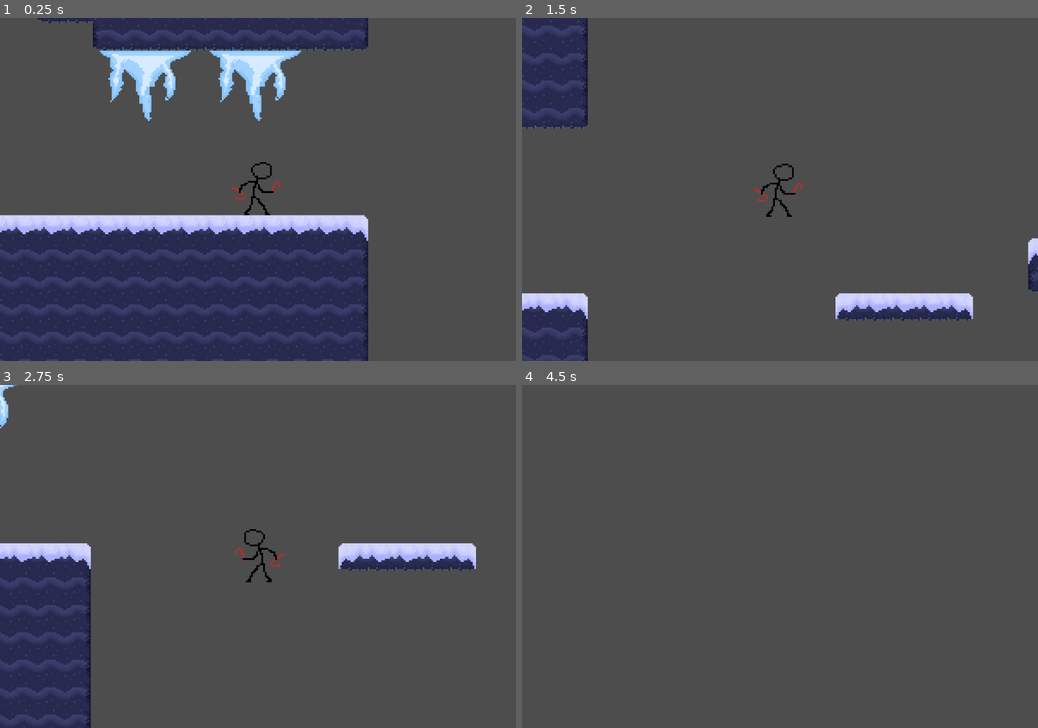
Above: before the commit, frames 1-4 (two rows, left to right).
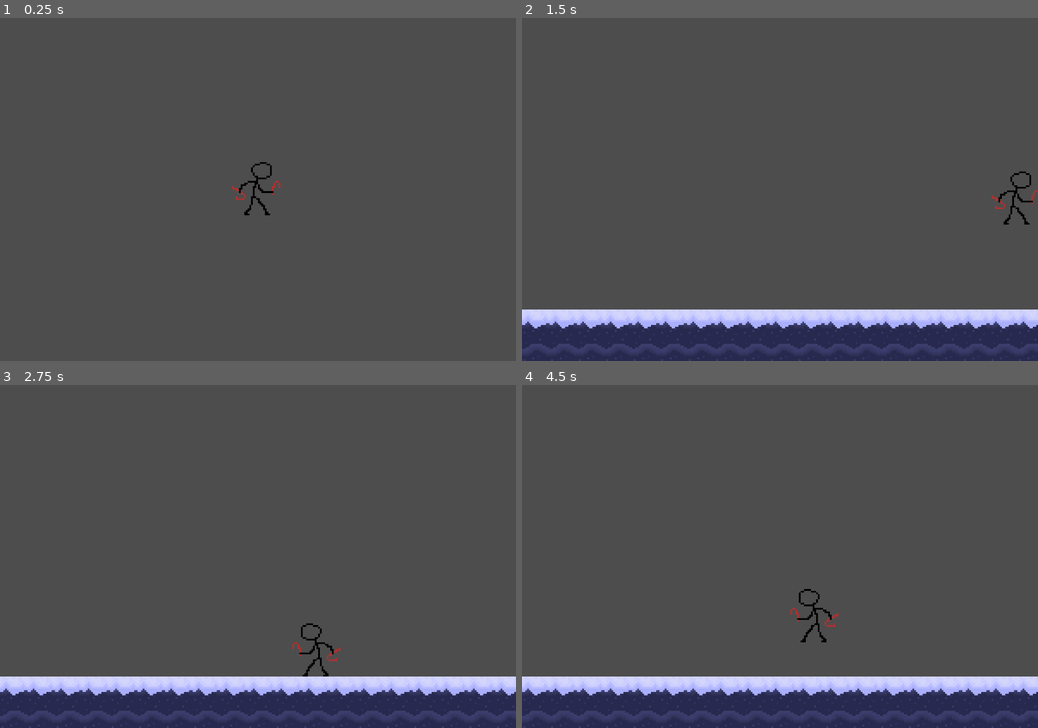
Above: after the commit, the same moments.

Repository: LukasPeres/Santa-Vinganca
Game: Godot game, scene res://Scene/parte 2 da fase.tscn
The game is run twice, just before and just after one commit, with the same random seed, the same clock (stepped at 60 frames per second) and the same inputs.
Inputs:
- Up to frame 1 (0.25 s): no input
- Up to frame 2 (1.5 s): hold D (right) from 0.53 s (still down); tap J (attack) at 0.6 s; tap W (jump) at 0.77 s; tap Shift (dash) at 1.35 s
- Up to frame 3 (2.75 s): tap W (jump) at 1.52 s; release D (right) at 2.03 s; hold A (left) from 2.03 s (still down); tap 1 (weapon_1) at 2.1 s
- Up to frame 4 (4.5 s): release A (left) at 2.78 s; hold D (right) 2.78-4.28 s; tap 2 (weapon_2) at 2.85 s; tap W (jump) at 3.02, 3.77 s; tap 3 (weapon_3) at 3.6 s; hold A (left) from 4.28 s (still down); tap J (attack) at 4.35 s

The runs differ from the first frame. In frame 1, 38% of the frame differs, in the area x 0-72%, y 0-100%; in frame 2, 21%; in frame 3, 23%; in frame 4, 15%.

Commit message:
feat: arena_boss implementada

Diff:
--- a/Entities/camera.tscn
+++ b/Entities/camera.tscn
@@ -2,7 +2,7 @@
 
 [ext_resource type="Script" uid="uid://cwjwo0ibv8nux" path="res://Scripts/camera.gd" id="1_0di3w"]
 
-[node name="Camera" type="Camera2D" unique_id=844746867]
+[node name="Camera" type="Camera2D" unique_id=844746867 groups=["main_camera"]]
 limit_left = 0
 limit_bottom = 208
 limit_smoothed = true
--- /dev/null
+++ b/Objects/arena_boss.tscn
@@ -0,0 +1,39 @@
+[gd_scene format=3 uid="uid://b5x6u5t8jb8al"]
+
+[ext_resource type="Script" uid="uid://so6o7cn7tf4r" path="res://Scripts/arena_boss.gd" id="1_jdtgp"]
+
+[sub_resource type="RectangleShape2D" id="RectangleShape2D_0bxrd"]
+size = Vector2(20, 91)
+
+[sub_resource type="RectangleShape2D" id="RectangleShape2D_oj378"]
+size = Vector2(2, 138)
+
+[sub_resource type="RectangleShape2D" id="RectangleShape2D_bspgu"]
+size = Vector2(2, 136)
+
+[node name="arena_boss" type="Node2D" unique_id=347159132]
+script = ExtResource("1_jdtgp")
+
+[node name="gatilho_entrada" type="Area2D" parent="." unique_id=1532924968]
+collision_layer = 8
+collision_mask = 2
+
+[node name="CollisionShape2D" type="CollisionShape2D" parent="gatilho_entrada" unique_id=2015549624]
+position = Vector2(705, -45)
+shape = SubResource("RectangleShape2D_0bxrd")
+
+[node name="paredes_invisiveis" type="StaticBody2D" parent="." unique_id=1417069719]
+collision_mask = 2
+
+[node name="paredeD" type="CollisionShape2D" parent="paredes_invisiveis" unique_id=1232232953]
+position = Vector2(1, -69)
+shape = SubResource("RectangleShape2D_oj378")
+
+[node name="paredeE" type="CollisionShape2D" parent="paredes_invisiveis" unique_id=784744832]
+position = Vector2(762, -68)
+shape = SubResource("RectangleShape2D_bspgu")
+
+[node name="Marker2D" type="Marker2D" parent="." unique_id=859165756]
+position = Vector2(561, -31)
+
+[connection signal="body_entered" from="gatilho_entrada" to="." method="_on_gatilho_entrada_body_entered"]
--- a/Scene/parte 2 da fase.tscn
+++ b/Scene/parte 2 da fase.tscn
@@ -4,11 +4,12 @@
 [ext_resource type="PackedScene" uid="uid://hvh3ntegm5t6" path="res://Entities/player.tscn" id="2_ai076"]
 [ext_resource type="PackedScene" uid="uid://fbqhowj33s0" path="res://Entities/camera.tscn" id="3_ai076"]
 [ext_resource type="PackedScene" uid="uid://bn7mw8wr88drk" path="res://Entities/fantasma.tscn" id="4_5odxa"]
+[ext_resource type="PackedScene" uid="uid://b5x6u5t8jb8al" path="res://Objects/arena_boss.tscn" id="5_5oauk"]
 
 [node name="Parte2DaFase" type="Node2D" unique_id=1850883386]
 
 [node name="player" parent="." unique_id=1350439359 instance=ExtResource("2_ai076")]
-position = Vector2(1392, -1384)
+position = Vector2(1387, -2574)
 
 [node name="Camera" parent="." unique_id=844746867 instance=ExtResource("3_ai076")]
 position = Vector2(56, -88)
@@ -20,6 +21,21 @@
 [node name="CharacterBody2D" parent="." unique_id=717619941 instance=ExtResource("4_5odxa")]
 position = Vector2(352, -648)
 
+[node name="CharacterBody2D5" parent="." unique_id=830522682 instance=ExtResource("4_5odxa")]
+position = Vector2(1648, -2008)
+
+[node name="CharacterBody2D6" parent="." unique_id=446783923 instance=ExtResource("4_5odxa")]
+position = Vector2(1944, -1968)
+
+[node name="CharacterBody2D3" parent="." unique_id=156804574 instance=ExtResource("4_5odxa")]
+position = Vector2(312, -728)
+
+[node name="CharacterBody2D7" parent="." unique_id=1609853861 instance=ExtResource("4_5odxa")]
+position = Vector2(1504, -2032)
+
+[node name="CharacterBody2D4" parent="." unique_id=1202670436 instance=ExtResource("4_5odxa")]
+position = Vector2(1872, -1712)
+
 [node name="CharacterBody2D2" parent="." unique_id=988392821 instance=ExtResource("4_5odxa")]
 position = Vector2(272, -632)
 
@@ -29,17 +45,5 @@
 tile_map_data = PackedByteArray("AAATAA0AAAABAAIAAAATAAwAAAABAAEAAAATAAsAAAABAAEAAAATAAoAAAABAAEAAAATAAkAAAABAAEAAAATAA …(174192 unchanged characters)…
 tile_set = ExtResource("1_66ulp")
 
-[node name="CharacterBody2D" parent="Tileset" unique_id=1202670436 instance=ExtResource("4_5odxa")]
-position = Vector2(1872, -1712)
-
-[node name="CharacterBody2D2" parent="Tileset" unique_id=830522682 instance=ExtResource("4_5odxa")]
-position = Vector2(1648, -2008)
-
-[node name="CharacterBody2D3" parent="Tileset" unique_id=446783923 instance=ExtResource("4_5odxa")]
-position = Vector2(1944, -1968)
-
-[node name="CharacterBody2D4" parent="Tileset" unique_id=1609853861 instance=ExtResource("4_5odxa")]
-position = Vector2(1504, -2032)
-
-[node name="CharacterBody2D3" parent="." unique_id=156804574 instance=ExtResource("4_5odxa")]
-position = Vector2(312, -728)
+[node name="arena_boss" parent="." unique_id=347159132 instance=ExtResource("5_5oauk")]
+position = Vector2(689, -2448)
--- /dev/null
+++ b/Scripts/arena_boss.gd
@@ -0,0 +1,44 @@
+extends Node2D
+
+@onready var paredes = $paredes_invisiveis
+@onready var gatilho = $gatilho_entrada
+
+func _ready():
+	# Garante que as paredes comecem desativadas (atravessáveis)
+	# Usamos o set_deferred para não causar erro de conflito na física
+	paredes.set_deferred("process_mode", Node.PROCESS_MODE_DISABLED)
+
+# Chame esta função quando o Boss morrer
+func finalizar_luta():
+	# 1. Libera o Player para seguir caminho
+	paredes.set_deferred("process_mode", Node.PROCESS_MODE_DISABLED)
+
+	# 2. Reseta a Câmera
+	var cam = get_viewport().get_camera_2d()
+	if cam and cam.has_method("reset_limits"):
+		cam.reset_limits()
+
+# Esta é a função que o seu sinal está chamando:
+func _on_gatilho_entrada_body_entered(body: Node2D) -> void:
+	if body.is_in_group("player"):
+		ativar_evento_boss()
+
+func ativar_evento_boss():
+	var cam = get_viewport().get_camera_2d()
+	if cam and cam.has_method("set_limits"):
+		# Pegamos a posição central da arena como base
+		var centro_x = global_position.x
+		var centro_y = global_position.y
+
+		# --- CONFIGURAÇÃO DOS LIMITES ---
+		# Ajuste esses números conforme o tamanho da arena do Pietro
+		var limite_esq = centro_x   # Esquerda
+		var limite_dir = centro_x + 763  # Direita
+		var limite_sup = centro_y - 600  # CIMA (Quanto menor o nº, mais sobe)
+		var limite_inf = centro_y + 30  # BAIXO (Quanto maior o nº, mais desce)
+
+		# Aplica os 4 limites na ordem correta: (Esquerda, Direita, Topo, Base)
+		cam.set_limits(limite_esq, limite_dir, limite_sup, limite_inf)
+	paredes.set_deferred("process_mode", Node.PROCESS_MODE_INHERIT)
+
+	gatilho.queue_free()
--- a/Scripts/camera.gd
+++ b/Scripts/camera.gd
@@ -4,6 +4,8 @@
 
 
 func _ready() -> void:
+	limit_left = 0
+	limit_bottom = 208
 	get_target()
 
 
@@ -23,3 +25,18 @@
 		return   # NÃO dá erro todo frame
 
 	target = nodes[0]
+
+func set_limits(l, r, t, b):
+	limit_left = l
+	limit_right = r
+	limit_top = t
+	limit_bottom = b
+	print("Limites atualizados: ", l, r, t, b) # Adicione esse print para debugar no console
+
+func reset_limits():
+	# Retorna aos valores que você usa na fase comum
+	limit_left = 0
+	limit_right = 1000000
+	limit_top = -1000000
+	limit_bottom = 208 # O seu valor ideal
+	print("Câmera resetada para a Fase 2")
--- /dev/null
+++ b/Scripts/gatilho_entrada.gd
@@ -0,0 +1,11 @@
+extends Area2D
+
+
+# Called when the node enters the scene tree for the first time.
+func _ready() -> void:
+	pass # Replace with function body.
+
+
+# Called every frame. 'delta' is the elapsed time since the previous frame.
+func _process(delta: float) -> void:
+	pass
--- a/project.godot
+++ b/project.godot
@@ -26,6 +26,7 @@
 
 player=""
 enemy=""
+main_camera=""
 
 [input]
 
Not shown, added: Scripts/arena_boss.gd.uid
Not shown, added: Scripts/gatilho_entrada.gd.uid
